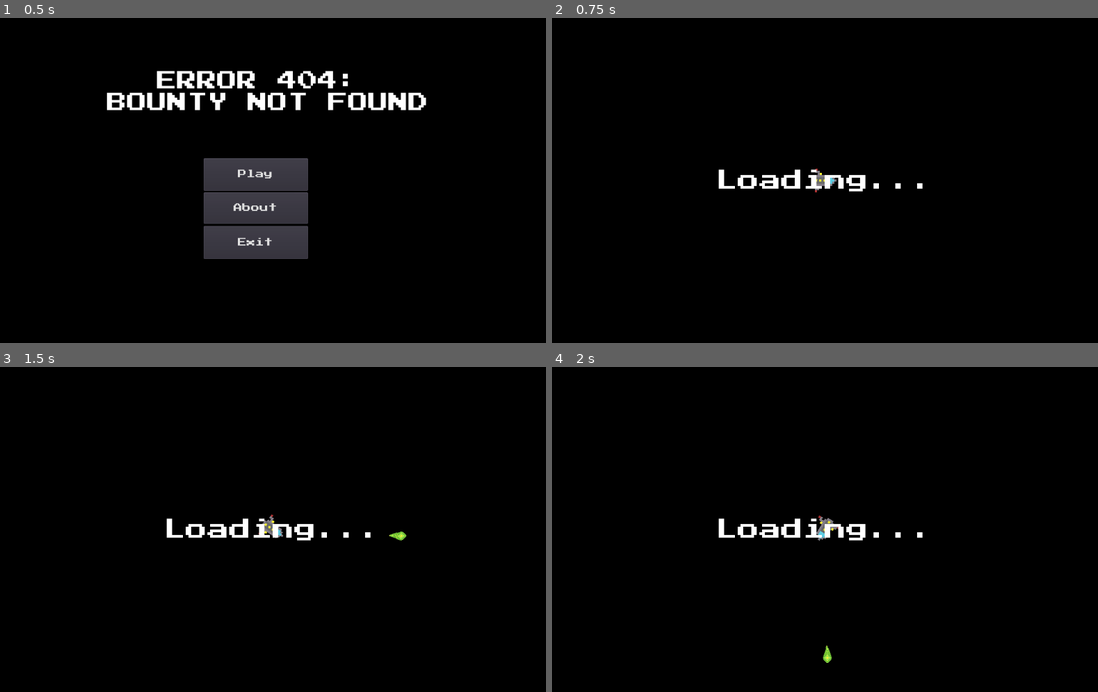
Above: before the commit, frames 1-4 (two rows, left to right).
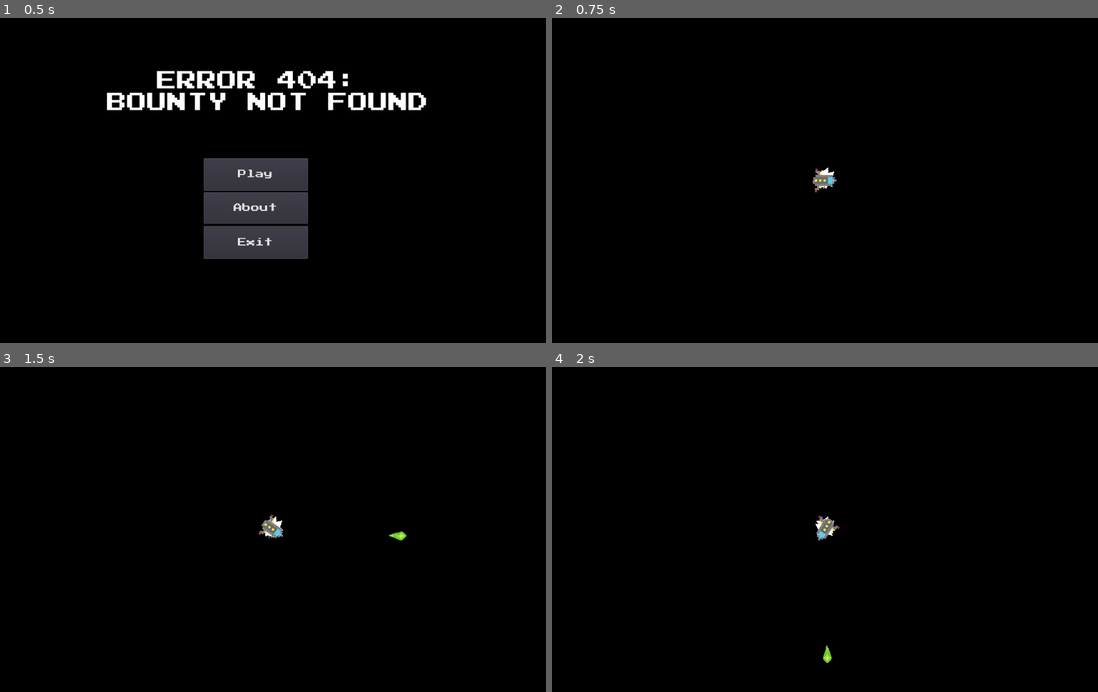
Above: after the commit, the same moments.

Repository: TechRunner2/404-Bounty-Not-Found
Game: Godot game, scene res://Scenes/Main Menu.tscn
The game is run twice, just before and just after one commit, with the same random seed, the same clock (stepped at 60 frames per second) and the same inputs.
Inputs:
- Up to frame 1 (0.5 s): no input
- Up to frame 2 (0.75 s): click "Play" at 0.5 s
- Up to frame 3 (1.5 s): tap Enter at 1.25 s; hold D (player_right) from 1.28 s (still down); hold Space (primary_fire) from 1.28 s (still down)
- Up to frame 4 (2 s): keep holding D (player_right); keep holding Space (primary_fire)

Frame 1 is identical in both runs. In frame 2, 0.8% of the frame differs, in the area x 30-68%, y 45-54%; in frame 3, 0.8%; in frame 4, 0.8%.
Error before the commit: Parse Error: Too many arguments for "generate_map()" call. Expected at most 0. (res://Assets/Scripts/Game.gd:17)
Error after the commit: Invalid call. Nonexistent function 'instance' in base 'Nil'. (res://Assets/Scripts/GenerateAsteroids.gd:14)

Commit message:
Changed Level Generation

Diff:
--- a/Assets/Scripts/Game.gd
+++ b/Assets/Scripts/Game.gd
@@ -26,21 +26,14 @@
 	get_tree().change_scene("res://Scenes/End Screen.tscn")
 	pass
 
-func generate_map():
-	var map_width = map_size * quad_dimension
-	var start_pos = -map_width/2 + quad_dimension
-	for y in range(map_size.y):
-		var center_y = start_pos.y + (y * quad_dimension.y)
-		for x in range(map_size.x):
-			var center_x = start_pos.x + (x * quad_dimension.x)
-			generate_quadrant(Vector2(center_x, center_y))
 
-func generate_quadrant(pos):
+func generate_map(pos):
 	#Generate Stars
-	$Stars.generate(pos, quad_dimension)
+	$Stars.generate(pos, map_size, star_count)
 	#Generate Asteroids
-	$Asteroids.generate(pos, quad_dimension)
+	$Asteroids.generate(pos, map_size, asteroid_count)
 	#Generate Planets
+	$Planets.generate(pos, map_size, planet_count)
 
 func _process(delta):
 	if Input.is_action_just_pressed("ui_cancel"):
